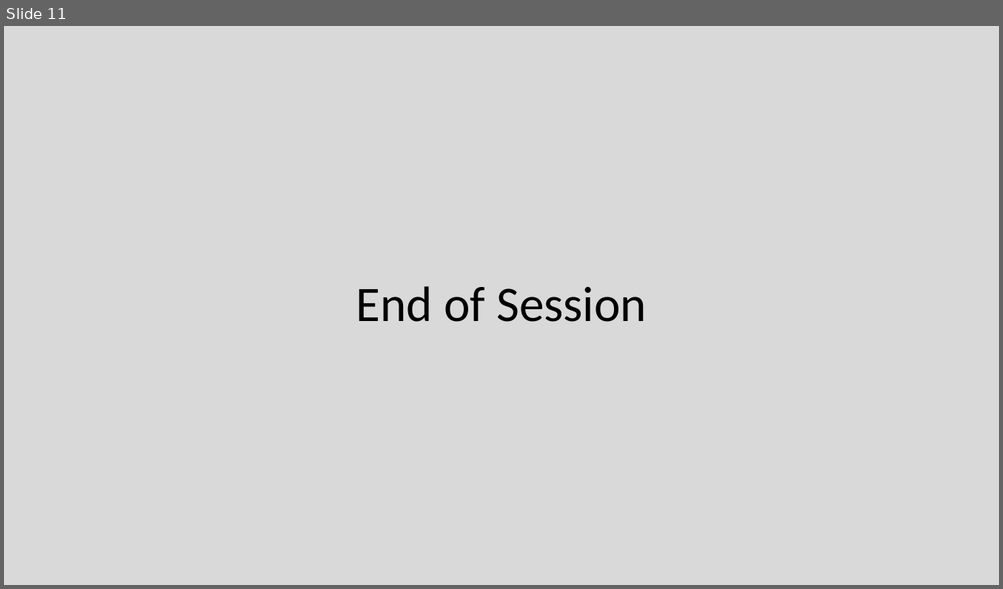
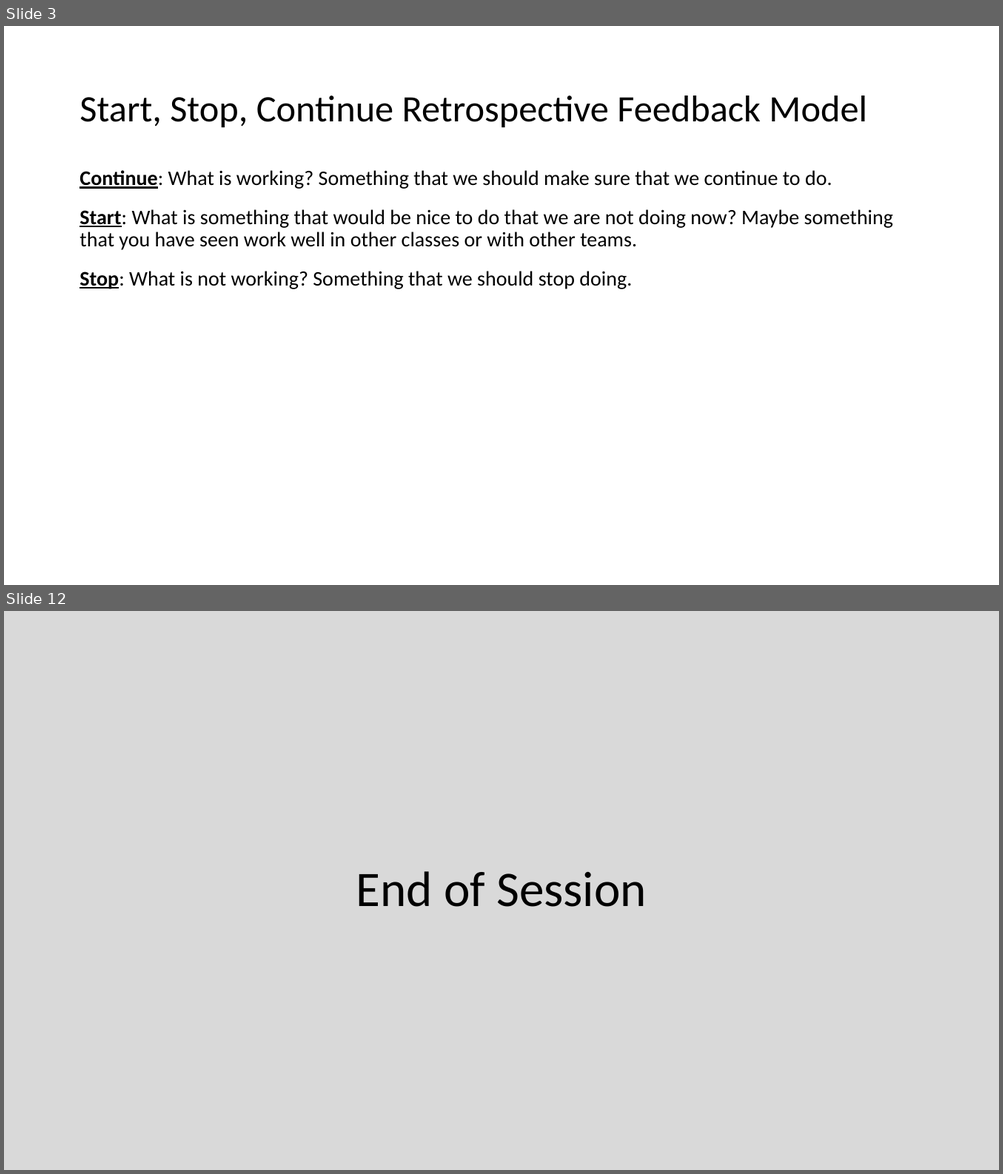
Before and after one commit to EricJPogue/CPSC-24500, a slide deck: lecture-slides/2019-09-06-oop.pptx. Shown one above the other, each under a label of ours: slide 11 before the commit, slides 3 and 12 after it; the slides between them are not shown. The pictures are 1003x589 and 1003x1174 pixels, drawn with LibreOffice and Linux fonts; fonts in the diff are those of the drawing. Boxes give left, top, right and bottom in pixels: in the first picture for what was removed or moved away, otherwise in the second. Text is boxed around its words. In the diff, an @@ line names an element or a change of style, - is before the commit and + after.

```diff
--- a/lecture-slides/2019-09-06-oop.pptx
+++ b/lecture-slides/2019-09-06-oop.pptx
@@ slide 3 added at (x1=4, y1=26, x2=999, y2=585), background #FFFFFF @@
@@ title added at (x1=79, y1=96, x2=867, y2=127), 36 pt, text #000000 @@
+Start, Stop, Continue Retrospective Feedback Model
@@ text added at (x1=79, y1=170, x2=893, y2=289), 20 pt, text #000000 @@
+Continue: What is working? Something that we should make sure that we continue to do.
+Start: What is something that would be nice to do that we are not doing now? Maybe something that you have seen work well in other classes or with other teams.
+Stop: What is not working? Something that we should stop doing.
@@ what was slide 11 is now slide 12 @@
```
Also in this commit, not shown: 4 slides changed, 9 other slides added, 6 slides removed, 3 other files.
